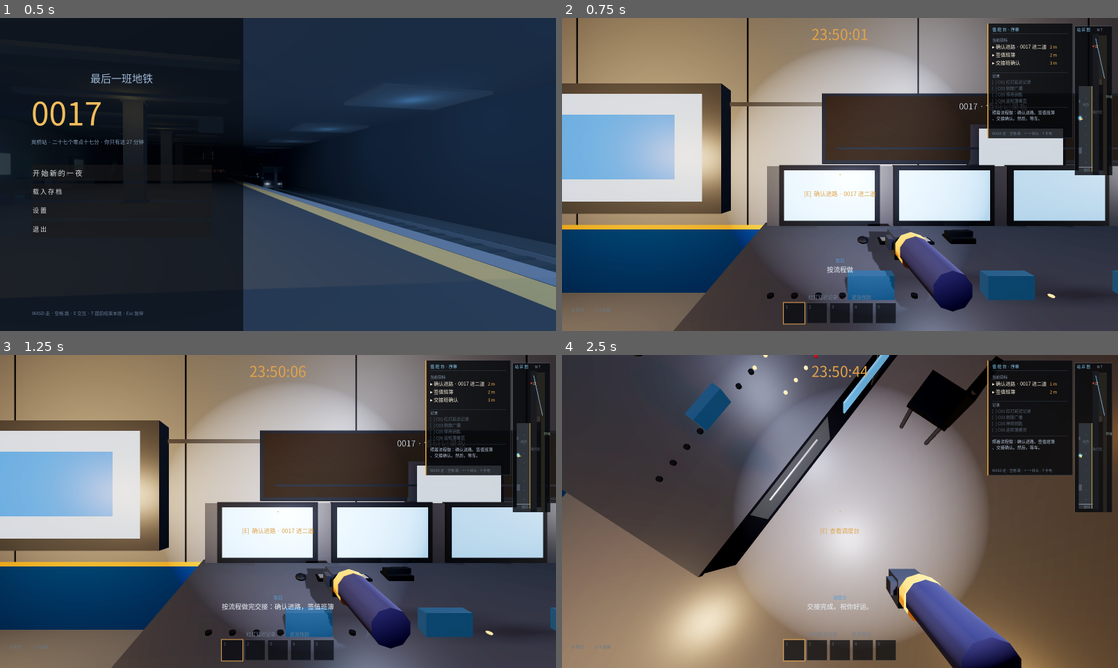
Above: before the commit, frames 1-4 (two rows, left to right).
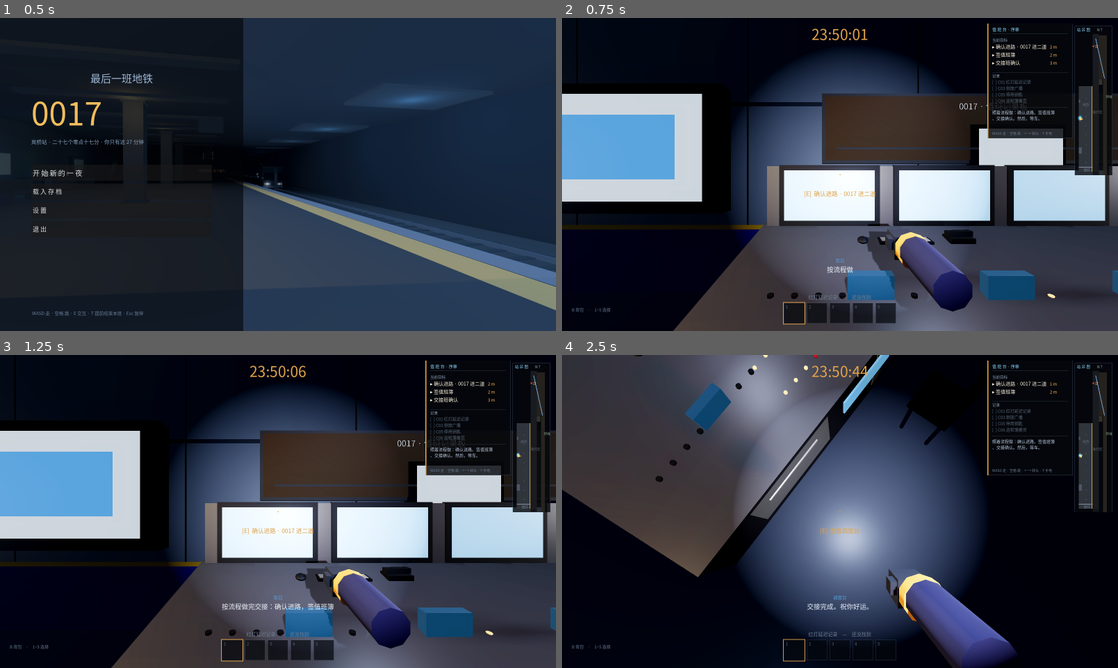
Above: after the commit, the same moments.

Repository: sabrina1647412733-collab/anomaly-bureau-game
Game: Godot game, scene res://scenes/main.tscn
The game is run twice, just before and just after one commit, with the same random seed, the same clock (stepped at 60 frames per second) and the same inputs.
Inputs (mouse positions are in pixels of both pictures, inside the frame that each line leads up to):
- Up to frame 1 (0.5 s): no input
- Up to frame 2 (0.75 s): click "开 始 新 的 一 夜" at 0.5 s
- Up to frame 3 (1.25 s): no input
- Up to frame 4 (2.5 s): tap Enter at 1.25 s; move the mouse to (867, 511) at 1.27 s; hold E 1.28-2.03 s; hold Up from 1.28 s (still down); click (867, 511) at 1.42 s; tap Space at 1.52, 2.27 s; move the mouse to (812, 511) at 2.02 s; tap R at 2.1 s

Frame 1 is identical in both runs. In frame 2, 41% of the frame differs, in the area x 0-100%, y 0-100%; in frame 3, 41%; in frame 4, 58%.

Commit message:
[godot] 自行添加新内容（第一件）：站台西墙 z=-32.3 新增「失物招领柜 + 泛黄剪报」，并接一个和结局文字咬合的彩蛋。① 柜体正面留空（faces=nbtfk）+ 内部背板 + 四块层板 → 三层是真空腔（第一版我做成了三块实心板贴玻璃，里面是实的，已被自己的渲染图看出并重写）；每格玻璃门 + 锁孔圆柱 + 编号 1/2/3；上方台面 + 「失物招领」铭牌 + 一盏小灯。② 上方钉一张泛黄剪报（white|e8dcc0 不自发米色 + 深色边框，第一版误用 glow 材质亮得像灯箱）：「岚桥站·事故责任认定 / 三名乘客擅自进入轨行区 / 值班员 林远舟 已按规程处置，0017 次未停 / —— 但前一天的值班记录被撕掉一页」，字号 0.036~0.024（贴脸才看得清）。③ 彩蛋：结局时那把「停用钥匙」真的出现——A 结局摆回调度台面（原文「陈默把停用钥匙放在了桌上」），B 结局放进失物招领柜第 2 格层板（原文「陈默把钥匙留在失物招领柜」）；新增 ending_key_cab / ending_key_desk 两个节点，_show_end 里按结局显隐。自检 exit 0 无报错；站体 20014→20268 三角面、碰撞 121、灯 71。截图 _预览/look/lf_失物招领.png / lf2_ / lf3_（三版，能看出我自己迭代的过程） - 小千

Diff:
--- a/scripts/game.gd
+++ b/scripts/game.gd
@@ -93,6 +93,8 @@
 var saw_lag := false
 var board_cards: Array = []
 var board_root: Node3D
+var ending_key_cab: Node3D      # 结局 B：钥匙留在失物招领柜
+var ending_key_desk: Node3D     # 结局 A：钥匙放回调度台面
 const BOARD_X := -17.94
 const BOARD_Z0 := -16.80
 const BOARD_DZ := 0.60              # 在岔区机位看见了「红灯晚了半秒」
@@ -116,6 +118,7 @@
 	_make_items()
 	_make_doors()
 	_make_clue_board()
+	_make_ending_props()
 	_make_npcs()
 	_make_buttons()
 	_make_switch_signal()
@@ -864,6 +867,11 @@
 
 func _show_end(kind: String) -> void:
 	_fade_to(0.0, 0.7)
+	# 彩蛋：结局文字里那把钥匙的去向，在场景里真的出现
+	if ending_key_cab != null:
+		ending_key_cab.visible = (kind != "A")
+	if ending_key_desk != null:
+		ending_key_desk.visible = (kind == "A")
 	shown_end = kind
 	state = "ending"
 	hud_end_title.add_theme_color_override("font_color", Color(0.88, 0.64, 0.29))
@@ -1798,3 +1806,15 @@
 	if got_n >= 5:
 		txt += "\n\n五条记录连起来：00:16:43 那道手动进路，本来就不该存在。"
 	_say("旁白", txt)
+
+## 彩蛋：两把「停用钥匙」的落点。A 结局放回调度台面（原文「放在桌上」），B 结局留在失物招领柜格子（原文「留在失物招领柜」）
+func _make_ending_props() -> void:
+	var kd := {"id": "key", "col": Color(0.88, 0.64, 0.29)}
+	ending_key_cab = _make_item_model(kd)
+	ending_key_cab.position = Vector3(-17.760, 0.392, -32.290)   # 柜子第 2 格，摆在层板上
+	add_child(ending_key_cab)
+	ending_key_cab.visible = false
+	ending_key_desk = _make_item_model(kd)
+	ending_key_desk.position = Vector3(-16.98, 1.156, -12.62)   # 调度台台面
+	add_child(ending_key_desk)
+	ending_key_desk.visible = false
--- a/scripts/level.gd
+++ b/scripts/level.gd
@@ -48,6 +48,7 @@
     rooms()
     signage()
     platform_info()
+    lost_and_found(-32.30)
     details()
     tunnel_detail()
 
@@ -625,6 +626,38 @@
     b.add_collider(_v(cx - 0.30, base, cz - 0.30), _v(cx + 0.30, base + 0.50, cz + 0.30))
     b.seats.append({"pos": Vector3(cx - sin(yaw) * 0.02, base, cz - cos(yaw) * 0.02), "yaw": yaw})
 
+# ------------------------------------------------------------------ 失物招领柜 + 旧剪报
+## 站台西墙 z≈-32.3：三层玻璃格子的失物招领柜；上方钉一张泛黄剪报（十七年前那次事故）
+func lost_and_found(z: float) -> void:
+    var x := PX0 + 0.03
+    var w := 1.40
+    var d := 0.42
+    var yTop := 1.15
+    # 柜体：正面留空（不加 "p"），三格才是真的空腔，里面放得下东西
+    b.box("metalD", _v(x, FY, z - w * 0.5), _v(x + d, yTop, z + w * 0.5), true, "nbtfk")
+    b.box("dark", _v(x + 0.015, FY + 0.06, z - w * 0.5 + 0.05), _v(x + 0.035, yTop - 0.03, z + w * 0.5 - 0.05), false, "p")
+    b.box("dark", _v(x + 0.03, FY + 0.06, z - w * 0.5 + 0.05), _v(x + d, FY + 0.09, z + w * 0.5 - 0.05), false, "t")
+    # 三层：每层一块层板 + 玻璃门 + 锁孔 + 编号
+    for i in range(4):
+        var ys := 0.10 + float(i) * 0.28
+        b.box("metal", _v(x + 0.02, ys - 0.02, z - w * 0.5 + 0.05), _v(x + d + 0.02, ys + 0.012, z + w * 0.5 - 0.05), false)
+    for i in range(3):
+        var y0 := 0.10 + float(i) * 0.28
+        b.box("glass", _v(x + d + 0.012, y0 + 0.014, z - w * 0.5 + 0.07), _v(x + d + 0.026, y0 + 0.264, z + w * 0.5 - 0.07), false)
+        b.cyl_z("metal", x + d + 0.030, y0 + 0.135, z + w * 0.5 - 0.20, z + w * 0.5 - 0.14, 0.013, 8, true)
+        b.label3d("%d" % (i + 1), _v(x + d + 0.032, y0 + 0.135, z - w * 0.5 + 0.16), 0.030, Color(0.55, 0.78, 1.0), PI * 0.5)
+    # 台面 + 铭牌
+    b.box("metal", _v(x, 0.94, z - w * 0.5 - 0.03), _v(x + d + 0.03, yTop, z + w * 0.5 + 0.03), false, "all", 0.016)
+    b.plaque("失物招领", _v(x + d + 0.045, 1.045, z), 0.50, 0.086, "x", 1, Color(0.62, 0.86, 1.0))
+    b.light(_v(x + 0.80, 1.62, z), Color(0.72, 0.82, 0.95), 1.2, 3.6, false)
+    # 上方：泛黄剪报（字号很小，要贴近才看得清）
+    b.box("dark", _v(x, 1.50, z - 0.53), _v(x + 0.035, 2.08, z + 0.53), false, "p")
+    b.box("white|e8dcc0", _v(x + 0.036, 1.54, z - 0.49), _v(x + 0.046, 2.04, z + 0.49), false, "p")
+    b.label3d("岚 桥 站 · 事 故 责 任 认 定", _v(x + 0.06, 1.955, z), 0.036, Color(0.28, 0.22, 0.14), PI * 0.5)
+    b.label3d("三名乘客擅自进入轨行区。", _v(x + 0.06, 1.865, z), 0.029, Color(0.33, 0.27, 0.19), PI * 0.5)
+    b.label3d("值班员 林远舟 已按规程处置，0017 次未停。", _v(x + 0.06, 1.795, z), 0.024, Color(0.33, 0.27, 0.19), PI * 0.5)
+    b.label3d("—— 但前一天的值班记录被撕掉一页。", _v(x + 0.06, 1.70, z), 0.026, Color(0.48, 0.26, 0.20), PI * 0.5)
+
 # ------------------------------------------------------------------ 站台信息层（能读的文字）
 ## 后墙上的一块信息牌：金属边框 + 深色面板 + 标题条 + 若干行文字。
 ## 文字用 Label3D（字形材质自带亮度），夜里也读得出来。
